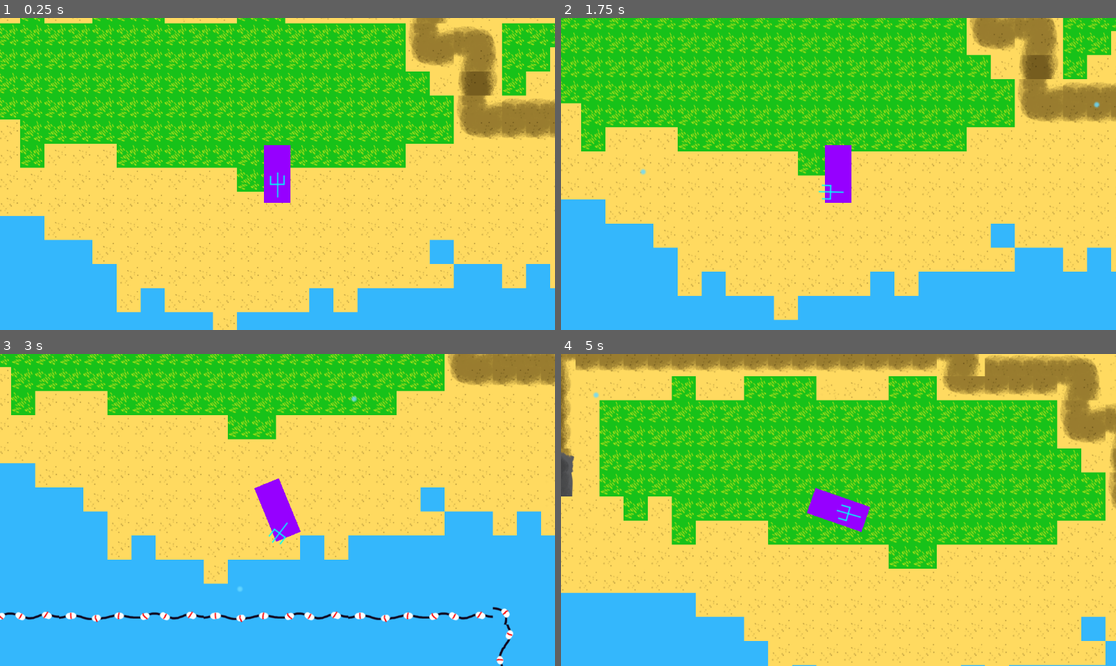
Above: before the commit, frames 1-4 (two rows, left to right).
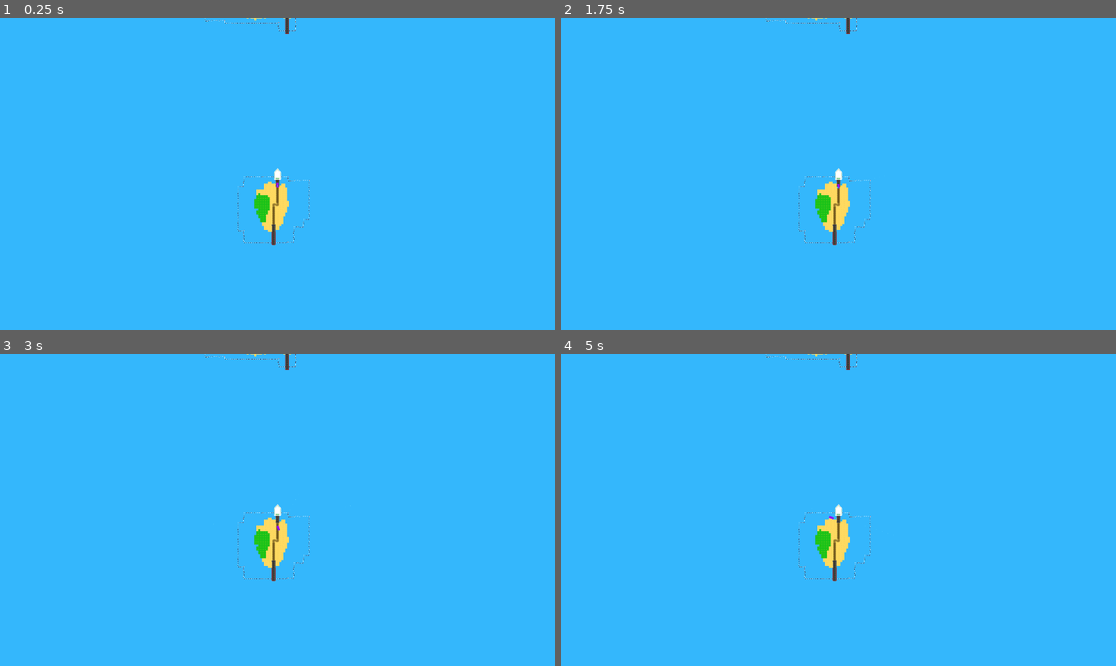
Above: after the commit, the same moments.

Repository: JoshuaKabo/Bothell-Jammin-PSW
Game: Godot game, scene res://GameAssets/main_scene.tscn
The game is run twice, just before and just after one commit, with the same random seed, the same clock (stepped at 60 frames per second) and the same inputs. Sound files missing from this copy of the repository are replaced by a short silence.
Inputs (mouse positions are in pixels of both pictures, inside the frame that each line leads up to):
- Up to frame 1 (0.25 s): no input
- Up to frame 2 (1.75 s): tap Enter at 0.5 s; move the mouse to (960, 158) at 0.52 s; press the mouse at (960, 158) at 0.53 s; hold D (steer_right) 0.53-1.28 s; move the mouse to (727, 189) at 1.27 s; release the mouse at (727, 189) at 1.28 s; hold Down (brake) from 1.28 s (still down); click (727, 189) at 1.35 s
- Up to frame 3 (3 s): move the mouse to (333, 441) at 2.02 s; release Down (brake) at 2.03 s; press the mouse at (333, 441) at 2.03 s; hold D (steer_right) 2.03-2.78 s; move the mouse to (249, 572) at 2.77 s; release the mouse at (249, 572) at 2.78 s; hold Up (accelerate) from 2.78 s (still down); click (249, 572) at 2.85 s
- Up to frame 4 (5 s): move the mouse to (1005, 556) at 3.52 s; release Up (accelerate) at 3.53 s; press the mouse at (1005, 556) at 3.53 s; hold Left (steer_left) from 3.53 s (still down); move the mouse to (672, 463) at 4.27 s; release the mouse at (672, 463) at 4.28 s; click (672, 463) at 4.35 s

The runs differ from the first frame. In frame 1, 85% of the frame differs, in the area x 0-100%, y 0-100%; in frame 2, 79%; in frame 3, 58%; in frame 4, 92%.

Commit message:
ferry movement alteration

Diff:
--- a/GameAssets/Camera2D.gd
+++ b/GameAssets/Camera2D.gd
@@ -1,15 +1,17 @@
 extends Camera2D
 
 
-@export var initial_pos: Node2D
+@export var initial_tracker: Node2D
 @export var goal_pos: Node2D
-@export var initialzoom: Vector2
+@export var initialzoom: float = 1.0
+@export var goalzoom: float = 0.1
 
 var smoothing = 0.1
 
 
 # Called when the node enters the scene tree for the first time.
 func _ready():
+	global_position = initial_tracker.global_position
 	# set_follow_target(target_node)
 	pass # Replace with function body.
 
--- a/GameAssets/Items/ferry.gd
+++ b/GameAssets/Items/ferry.gd
@@ -7,6 +7,12 @@
 @export var sound_ferry_loop: AudioStream
 @export var sound_ferry_stop: AudioStream
 
+@export var travel_time = 12.0
+
+var travel_timer: Timer
+
+var initial_pos: Vector2
+
 @export var objective: Node2D
 var objective_pos_tolerance = 10.0
 
@@ -15,6 +21,7 @@
 
 func _ready():
 	audio_player = get_node("FerryAudio")
+	travel_timer = get_node("TravelTimer")
 
 func _physics_process(_delta):
 	# if is_traveling and is not within objective_pos_tolerance of objective
@@ -22,25 +29,18 @@
 	if is_traveling:
 		if objective:
 			var objective_pos = objective.get_global_position()
-			var distance = objective_pos.distance_to(get_global_position())
-			if distance > objective_pos_tolerance:
-				player_car.set_global_position(get_global_position())
-				var direction = (objective_pos - get_global_position()).normalized()
-				velocity = direction * SPEED
-				move_and_slide()
-			else:
-				objective_reached()
-		else:
-			is_traveling = false
-			audio_player.stop()
-			audio_player.stream = sound_ferry_stop
-			audio_player.play()
 
-	move_and_slide()
+			var position_step = lerp(objective_pos, initial_pos, travel_timer.time_left / travel_time)
+
+			global_position = position_step
+			player_car.set_global_position(global_position)
+
+
+	# move_and_slide()
 
 func objective_reached():
+	is_traveling = false
 	velocity = Vector2(0, 0)
-	is_traveling = false
 	audio_player.stop()
 	audio_player.stream = sound_ferry_stop
 	audio_player.play()
@@ -60,8 +60,14 @@
 func _on_area_2d_body_entered(body:Node2D):
 	# we know that the body is a player because of the collision mask
 	if objective:
+		initial_pos = get_global_position()
 		player_car = body
 		retrieve_player()
+		travel_timer.start(travel_time)
 		is_traveling = true
 		audio_player.stream = sound_ferry_start
 		audio_player.play()
+
+
+func _on_travel_timer_timeout():
+	objective_reached()
--- a/GameAssets/Items/ferry.tscn
+++ b/GameAssets/Items/ferry.tscn
@@ -26,4 +26,8 @@
 position = Vector2(0, 6)
 shape = SubResource("CapsuleShape2D_u71b7")
 
+[node name="TravelTimer" type="Timer" parent="."]
+one_shot = true
+
 [connection signal="body_entered" from="Area2D" to="." method="_on_area_2d_body_entered"]
+[connection signal="timeout" from="TravelTimer" to="." method="_on_travel_timer_timeout"]
--- a/GameAssets/Player/player_car.tscn
+++ b/GameAssets/Player/player_car.tscn
@@ -23,6 +23,7 @@
 sound_car_brake = ExtResource("4_y0rfo")
 
 [node name="Camera2D" type="Camera2D" parent="."]
+enabled = false
 
 [node name="CollisionShape2D" type="CollisionShape2D" parent="."]
 rotation = 1.5708
--- a/GameAssets/main_scene.tscn
+++ b/GameAssets/main_scene.tscn
@@ -147,10 +147,8 @@
 [node name="MainScene" type="Node2D"]
 
 [node name="l1_boundary_tiles" parent="." instance=ExtResource("1_ra2yv")]
-visible = false
 
 [node name="l1_level_tiles" type="TileMap" parent="."]
-visible = false
 z_index = -99
 tile_set = SubResource("TileSet_5gb36")
 format = 2
@@ -158,7 +156,7 @@
 
 [node name="Player" parent="." instance=ExtResource("1_bbhq1")]
 z_index = 100
-position = Vector2(-116, -4372)
+position = Vector2(351, 238)
 rotation = -1.5708
 
 [node name="audio_ambient" type="AudioStreamPlayer" parent="."]
@@ -179,5 +177,24 @@
 [node name="l2_boundary_tiles" parent="." instance=ExtResource("1_ra2yv")]
 layer_0/tile_data = PackedInt32Array(-5308400, 458754, 2, -5505008, 2, 0, -5439472, 2, 1, -5373936, 458754, 1, -5505007 …(4078 unchanged characters)…
 
-[node name="Level_Transition_Cam" type="Camera2D" parent="."]
+[node name="Node2D" type="Node2D" parent="."]
+position = Vector2(48, -2096)
+
+[node name="Level_Transition_Cam" type="Camera2D" parent="." node_paths=PackedStringArray("initial_tracker", "goal_pos")]
+position = Vector2(48, -2096)
+zoom = Vector2(0.08, 0.08)
 script = ExtResource("7_8lc80")
+initial_tracker = NodePath("../ferry")
+goal_pos = NodePath("../Node2D")
+goalzoom = 0.08
+
+[node name="ZoomOutTimer" type="Timer" parent="Level_Transition_Cam"]
+wait_time = 3.0
+one_shot = true
+
+[node name="HoldTimer" type="Timer" parent="Level_Transition_Cam"]
+wait_time = 6.0
+one_shot = true
+
+[node name="ZoomInTimer" type="Timer" parent="Level_Transition_Cam"]
+one_shot = true
